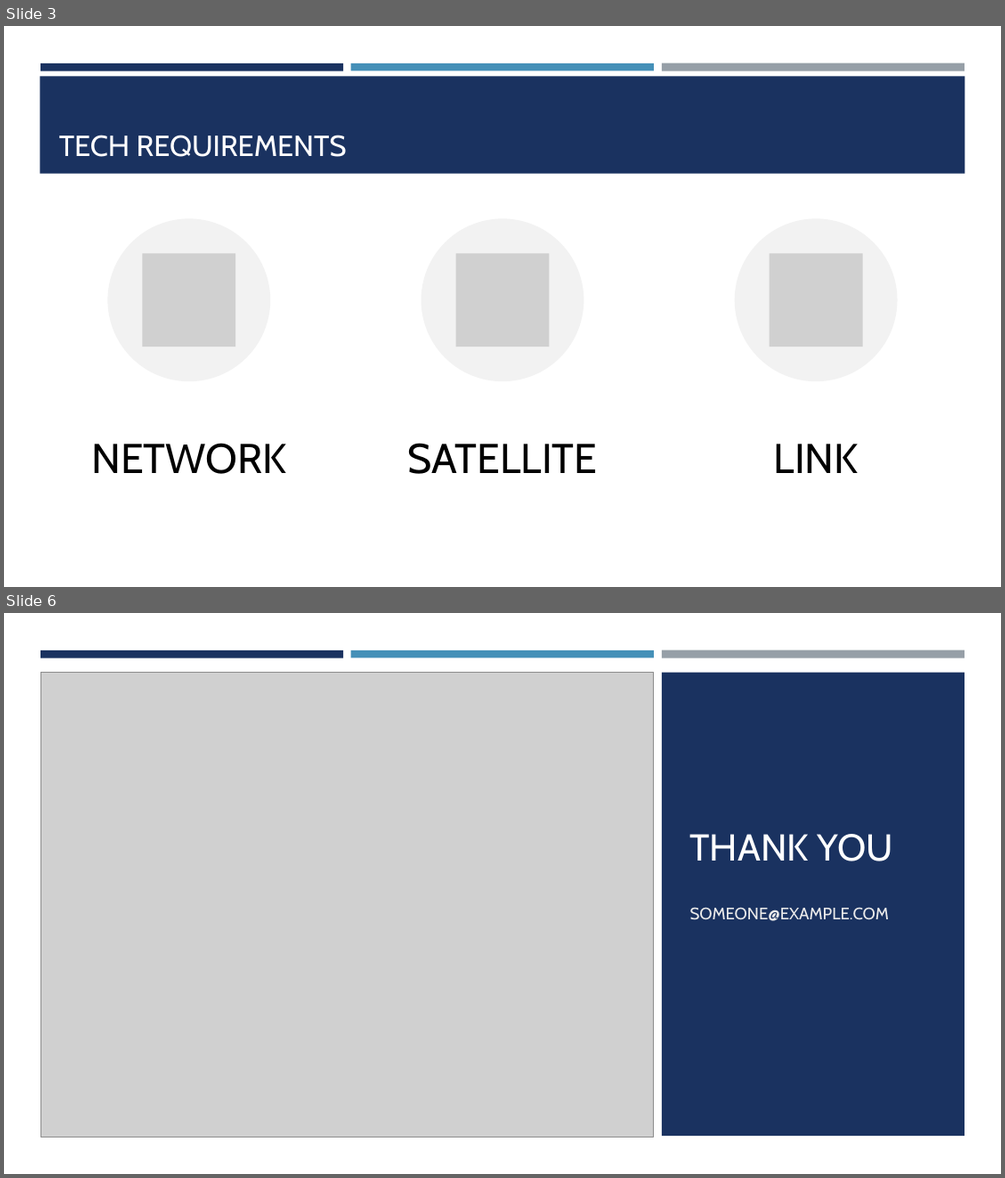
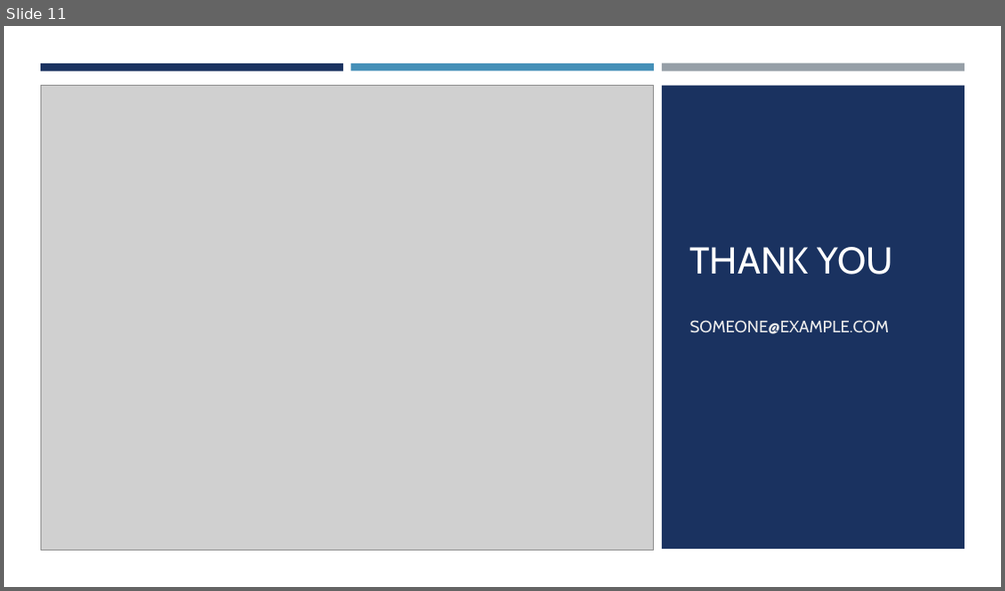
Before and after one commit to shawn-cavalieri/panic_at_the_desktop_project_1, a slide deck: Panic At The Desktop Project 1-.pptx. Shown one above the other, each under a label of ours: slides 3 and 6 before the commit, slide 11 after it; the slides between them are not shown. The pictures are 1005x1178 and 1005x591 pixels, drawn with LibreOffice and Linux fonts; fonts in the diff are those of the drawing; grey boxes stand for pictures. Boxes give left, top, right and bottom in pixels: in the first picture for what was removed or moved away, otherwise in the second. Text is boxed around its words. In the diff, an @@ line names an element or a change of style, - is before the commit and + after.

```diff
--- a/Panic At The Desktop Project 1-.pptx
+++ b/Panic At The Desktop Project 1-.pptx
@@ slide 3 removed at (4,26,1001,587), background #FFFFFF @@
@@ rectangle removed at (40,76,965,174) @@
@@ rectangle removed at (40,63,343,70) @@
@@ rectangle removed at (351,63,654,70) @@
@@ rectangle removed at (662,63,964,71) @@
@@ title removed at (59,135,347,157) @@
-TECH REQUIREMENTS
@@ group removed at (91,219,898,474): 3 ellipses, 3 pictures, 3 texts @@
-NETWORK
-SATELLITE
-LINK
@@ what was slide 6 is now slide 11 @@
```
Also in this commit, not shown: 2 slides changed, 8 slides added, 2 other slides removed, 3 other files.
